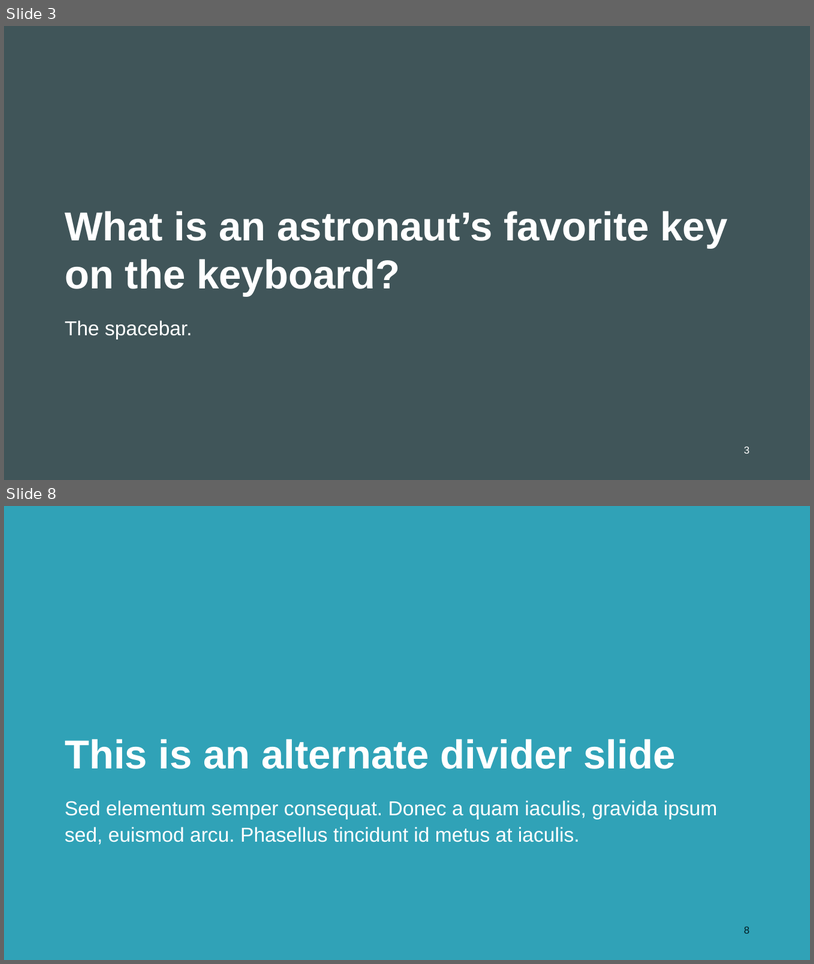
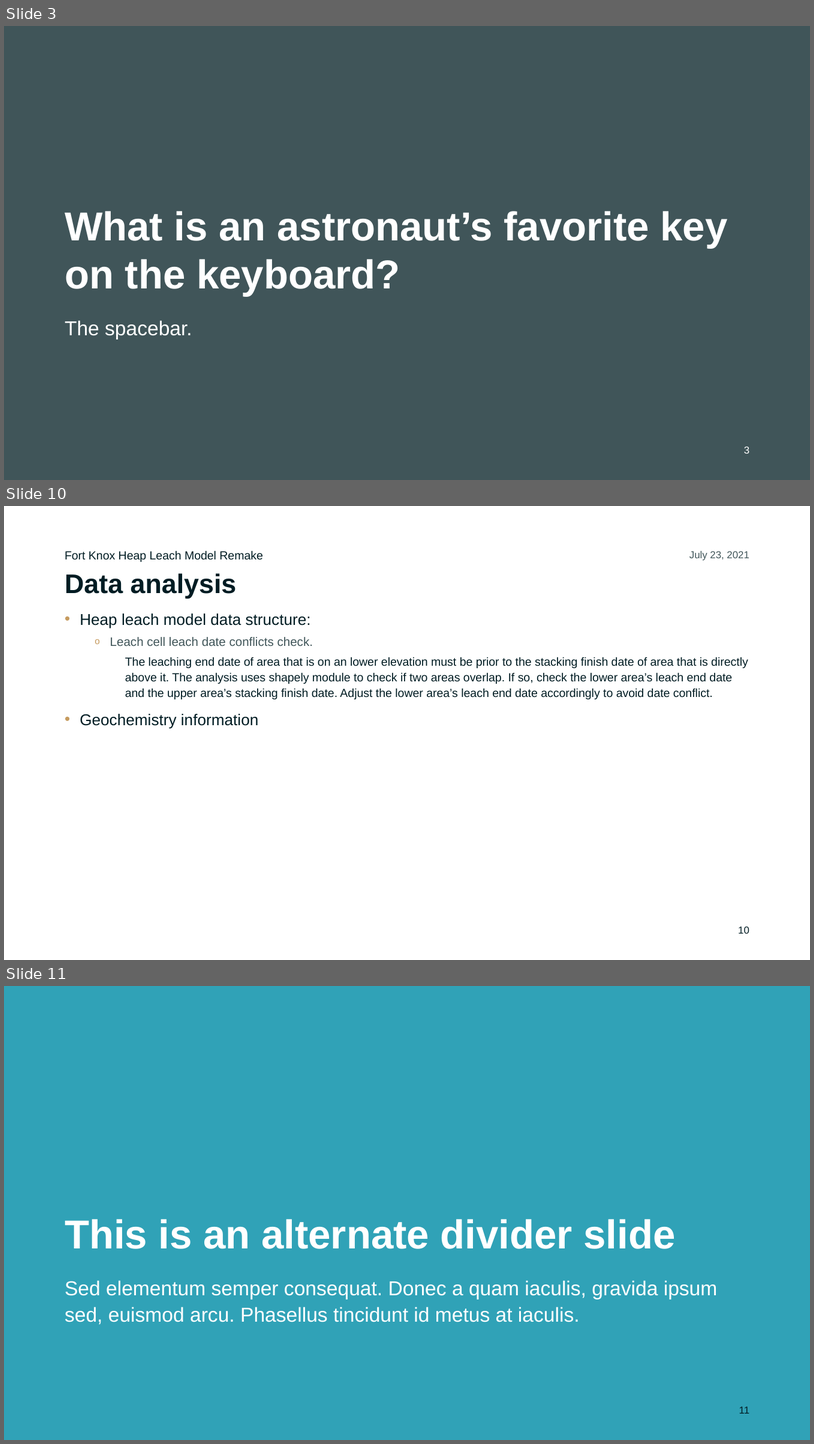
Before and after one commit to ChiefMetDing/FK_HL_Model_Remake, a slide deck: FK_HL_Model_Remake.pptx. Shown one above the other, each under a label of ours: slides 3 and 8 before the commit, slides 3, 10 and 11 after it; the slides between them are not shown. The pictures are 814x964 and 814x1444 pixels, drawn with LibreOffice and Linux fonts; fonts in the diff are those of the drawing; background and template pictures are left out. Boxes give left, top, right and bottom in pixels: in the first picture for what was removed or moved away, otherwise in the second. Text is boxed around its words. In the diff, an @@ line names an element or a change of style, - is before the commit and + after.

```diff
--- a/FK_HL_Model_Remake.pptx
+++ b/FK_HL_Model_Remake.pptx
@@ slide 10 added at <box>4,506,810,960</box>, background #FFFFFF @@
@@ text added at <box>65,550,263,562</box>, 10.5 pt, text #001C23 @@
+Fort Knox Heap Leach Model Remake
@@ text added at <box>690,551,749,561</box>, 9 pt, text #405559 @@
+July 23, 2021
@@ title added at <box>65,573,237,598</box>, 24 pt, text #001C23, bold @@
+Data analysis
@@ text added at <box>80,613,749,729</box>, 10.5 pt, text #001C23 @@
+• Heap leach model data structure:
+  o Leach cell leach date conflicts check.
+    The leaching end date of area that is on an lower elevation must be prior to the stacking finish date of area that is directly above it. The analysis uses shapely module to check if two areas overlap. If so, check the lower area’s leach end date and the upper area’s stacking finish date. Adjust the lower area’s leach end date accordingly to avoid date conflict.
+• Geochemistry information
@@ page number added at <box>738,926,750,933</box>, 9 pt, text #001C23 @@
+10
@@ what was slide 8 is now slide 11 @@
@@ page number at <box>740,1406,750,1413</box>: text changed @@
-8
+11
```
Also in this commit, not shown: 5 slides changed, 2 other slides added, 3 other files.
